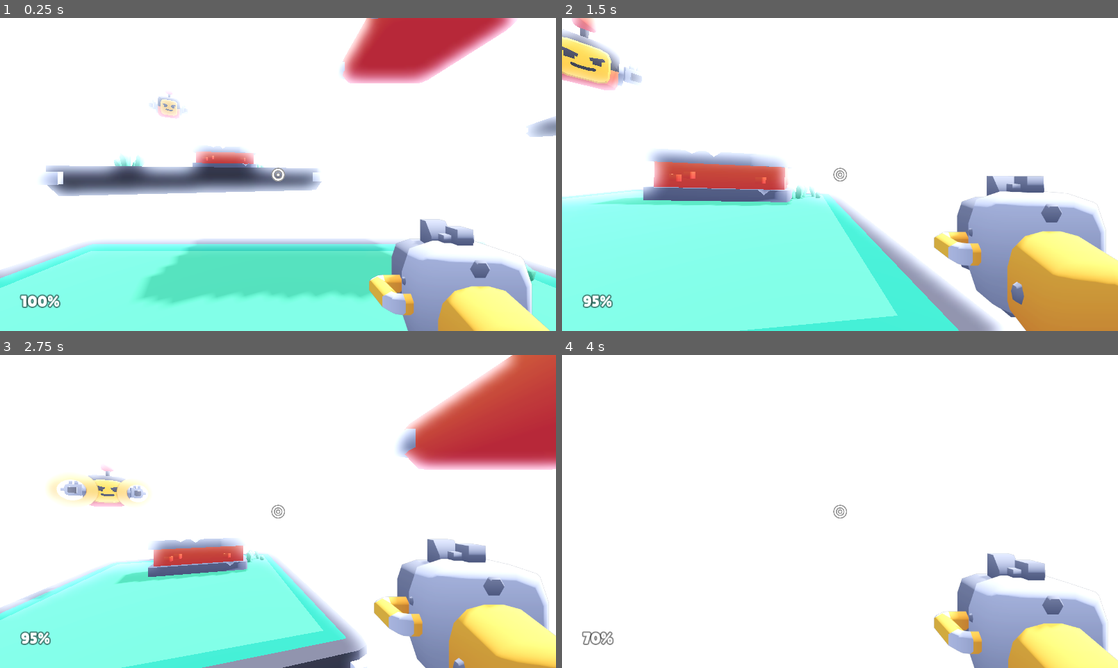
Above: before the commit, frames 1-4 (two rows, left to right).
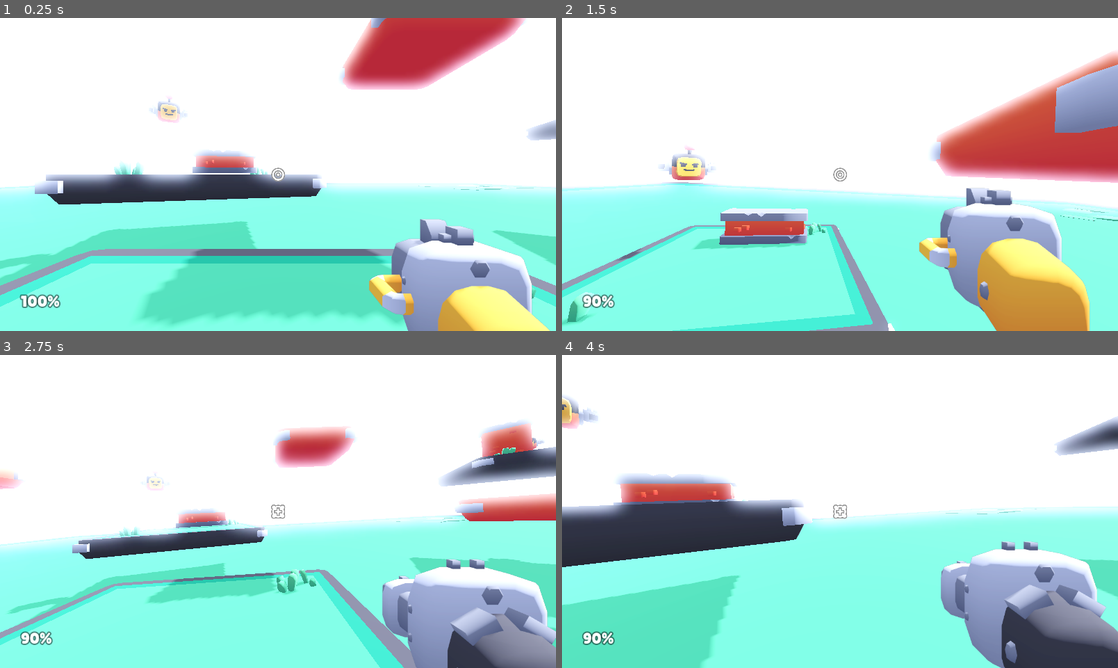
Above: after the commit, the same moments.

Repository: Edacth/recoil
Game: Godot game, scene res://scenes/main.tscn
Same seed, same stepped clock (60 frames per second), same inputs: the game is played once before the commit and once after it.
Inputs (mouse positions are in pixels of both pictures, inside the frame that each line leads up to):
- Up to frame 1 (0.25 s): no input
- Up to frame 2 (1.5 s): move the mouse to (867, 174) at 0.52 s; hold W (move_forward) from 0.53 s (still down); tap Space (jump) at 0.6, 0.77, 1.07 s; move the mouse to (812, 174) at 1.27 s; click (812, 174) at 1.35 s
- Up to frame 3 (2.75 s): keep holding W (move_forward); tap Space (jump) at 1.52, 1.55, 1.82, 2.3 s; move the mouse to (289, 505) at 2.02 s; tap E (weapon_toggle) at 2.1 s
- Up to frame 4 (4 s): keep holding W (move_forward); move the mouse to (834, 517) at 2.77 s; tap Space (jump) at 2.85, 3.02, 3.32, 3.77, 3.8 s; move the mouse to (878, 514) at 3.52 s; click (878, 514) at 3.6 s

The runs differ from the first frame. In frame 1, 33% of the frame differs, in the area x 0-100%, y 0-100%; in frame 2, 38%; in frame 3, 45%; in frame 4, 52%, in the area x 0-100%, y 13-100%.

Commit message:
Completely refactor movement

Diff:
--- a/prefabs/player/gravity_influence.gd
+++ b/prefabs/player/gravity_influence.gd
@@ -6,43 +6,34 @@
 
 var player: Player
 
-var gravity: float = 0.0
-var jump_single := true
-var jump_double := true
+var influence: float = 0.0
+var jumps_remaining: int = 2
+
+var downward_pull := 15
 
 
 func init(player: Player):
 	self.player = player
 
 
+func handle_gravity(delta):
+	influence -= downward_pull * delta
+	influence = clamp(influence, -6, 10000)
 
-func handle_gravity(delta):
-	# Handle gravity
-	gravity += 20 * delta
+	if influence < 0 and player.is_on_floor():
+		jumps_remaining = 2
+		influence = 0
 
-	if gravity > 0 and player.is_on_floor():
-
-		jump_single = true
-		gravity = 0
-	print(gravity)
+#	print(influence)
 
 
 func jump():
-	if jump_single or jump_double:
+	if jumps_remaining > 0:
 		Audio.play("sounds/jump_a.ogg, sounds/jump_b.ogg, sounds/jump_c.ogg")
 
-		if jump_double:
-
-			gravity = -jump_strength
-			jump_double = false
-
-		if(jump_single):
-			gravity = -jump_strength
-
-			jump_single = false;
-			jump_double = true;
-
+		influence = jump_strength
+		jumps_remaining -= 1
 
 
 func get_influence() -> float:
-	return gravity
+	return influence
--- /dev/null
+++ b/prefabs/player/knockback_influence.gd
@@ -0,0 +1,18 @@
+extends Node
+class_name KnockbackInfluence
+
+var total_influence: Vector3 = Vector3.ZERO
+
+func handle_influence(delta):
+	var length = total_influence.length()
+	var new_length = clampf(length - 20 * delta, 0, 1.79769e308)
+	total_influence = total_influence.normalized() * new_length
+#	print(new_length)
+
+
+func add_influence(influence: Vector3, strength: float):
+	total_influence += influence * strength
+
+
+func get_influence() -> Vector3:
+	return total_influence
--- a/prefabs/player/player.gd
+++ b/prefabs/player/player.gd
@@ -36,6 +36,7 @@
 @onready var sound_footsteps = $SoundFootsteps
 @onready var blaster_cooldown = $Cooldown
 @onready var gravity_influence:= $GravityInfluence as GravityInfluence
+@onready var knockback_influence:= $KnockbackInfluence as KnockbackInfluence
 
 @export var crosshair:TextureRect
 
@@ -50,12 +51,22 @@
 func _physics_process(delta):
 	handle_controls(delta)
 	handle_gravity(delta)
+	handle_knockback(delta)
 
 	# Movement
 	var applied_velocity: Vector3
 	movement_velocity = transform.basis * movement_velocity # Move forward
-	applied_velocity = velocity.lerp(movement_velocity, delta * 10)
-	applied_velocity.y = -gravity_influence.get_influence()
+	var knockback_velocity = knockback_influence.get_influence()
+
+#	applied_velocity = velocity.lerp(movement_velocity + knockback_velocity, delta * 10)
+	applied_velocity = movement_velocity + knockback_velocity
+
+	var gravity_velocity = gravity_influence.get_influence()
+#	if (gravity_velocity < 0 && knockback_velocity.y > 0):
+#		gravity_velocity = clampf(gravity_velocity, 0, 10000)
+
+	applied_velocity.y += gravity_velocity
+#	applied_velocity += knockback_velocity
 	velocity = applied_velocity
 	move_and_slide()
 
@@ -74,7 +85,7 @@
 	# Landing after jump or falling
 	camera.position.y = lerp(camera.position.y, 0.0, delta * 5)
 
-	if is_on_floor() and gravity_influence.get_influence() > 1 and !previously_floored: # Landed
+	if is_on_floor() and gravity_influence.get_influence() < 1 and !previously_floored: # Landed
 		Audio.play("sounds/land.ogg")
 		camera.position.y = -0.1
 	previously_floored = is_on_floor()
@@ -124,14 +135,13 @@
 func action_shoot(delta):
 	if !blaster_cooldown.is_stopped(): return # Cooldown for shooting
 
-	Audio.play(weapon.sound_shoot)
+	if weapon:
+		Audio.play(weapon.sound_shoot)
 
 	container.position.z += 0.25 # Knockback of weapon visual
-	var test: Vector3 = camera.transform.basis.z
-	print(str(test))
-	movement_velocity += Vector3(0, test.y * weapon.knockback, test.z * weapon.knockback) # Knockback
-#	gravity -= test.y * weapon.knockback * delta * 10
-	print(str(movement_velocity))
+	var test: Vector3 = camera.global_transform.basis.z
+	knockback_influence.add_influence(test, weapon.knockback)
+
 	camera.rotation.x += 0.025 # Knockback of camera
 
 	# Set muzzle flash position, play animation
@@ -181,6 +191,11 @@
 
 func handle_gravity(delta):
 	gravity_influence.handle_gravity(delta)
+
+
+
+func handle_knockback(delta):
+	knockback_influence.handle_influence(delta)
 
 
 func action_weapon_toggle():
--- a/prefabs/player/player.tscn
+++ b/prefabs/player/player.tscn
@@ -7,6 +7,7 @@
 [ext_resource type="Texture2D" uid="uid://8ggihh27mlrr" path="res://sprites/blob_shadow.png" id="5_eqit2"]
 [ext_resource type="AudioStream" uid="uid://cydjn1ct3hps2" path="res://sounds/walking.ogg" id="6_2ghku"]
 [ext_resource type="Script" path="res://prefabs/player/gravity_influence.gd" id="7_q2qma"]
+[ext_resource type="Script" path="res://prefabs/player/knockback_influence.gd" id="8_aagoc"]
 
 [sub_resource type="CapsuleShape3D" id="CapsuleShape3D_gdq8c"]
 radius = 0.3
@@ -79,3 +80,6 @@
 
 [node name="GravityInfluence" type="Node" parent="."]
 script = ExtResource("7_q2qma")
+
+[node name="KnockbackInfluence" type="Node" parent="."]
+script = ExtResource("8_aagoc")
--- a/scenes/main.tscn
+++ b/scenes/main.tscn
@@ -22,7 +22,6 @@
 environment = ExtResource("1_q8fpv")
 
 [node name="Player" parent="." node_paths=PackedStringArray("crosshair") instance=ExtResource("2_elriq")]
-movement_speed = 5
 crosshair = NodePath("../HUD/Crosshair")
 
 [node name="Sun" type="DirectionalLight3D" parent="."]
@@ -106,6 +105,9 @@
 [node name="platform-large-grass" parent="Level" instance=ExtResource("7_wggef")]
 transform = Transform3D(1, 0, 0, 0, 1, 0, 0, 0, 1, 0, -0.5, 0)
 
+[node name="platform-large-grass6" parent="Level" instance=ExtResource("7_wggef")]
+transform = Transform3D(19.7105, 0, 0, 0, 1.00572, 0, 0, 0, 19.7105, 0, -1.63693, 0)
+
 [node name="platform-large-grass2" parent="Level" instance=ExtResource("7_wggef")]
 transform = Transform3D(0.965926, 0, 0.258819, 0, 1, 0, -0.258819, 0, 0.965926, -2, 0.5, -6)
 
--- a/weapons/blaster.tres
+++ b/weapons/blaster.tres
@@ -15,6 +15,6 @@
 damage = 25.0
 spread = 1.0
 shot_count = 3
-knockback = 40
+knockback = 23
 sound_shoot = "sounds/blaster.ogg"
 crosshair = ExtResource("1_2onsr")
Not shown: 1 places in prefabs/player/player.tscn that only renumber resources
